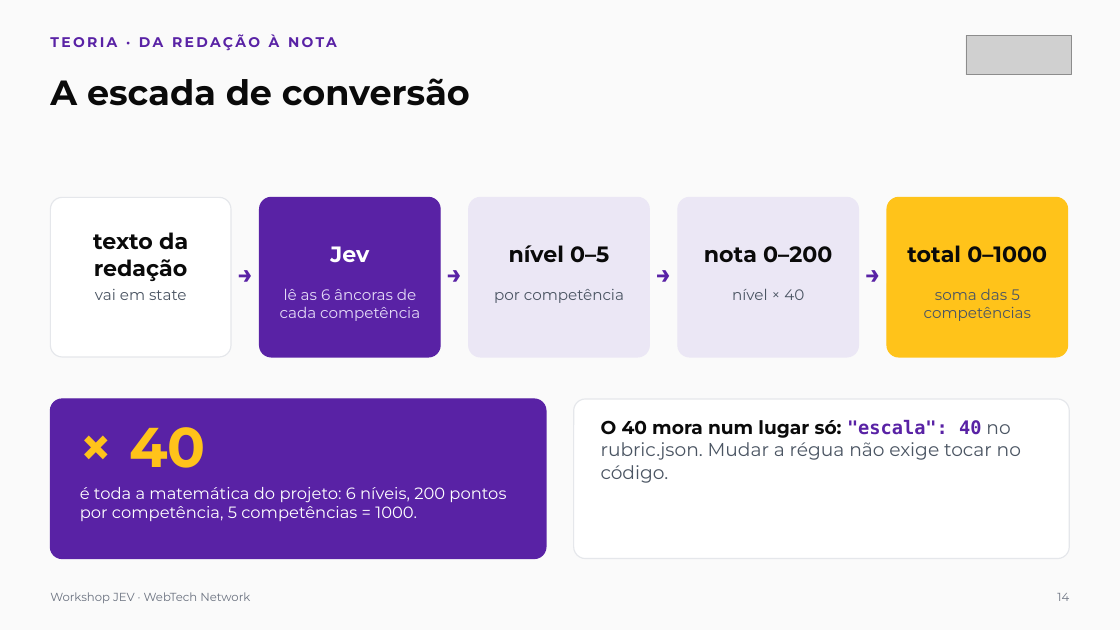
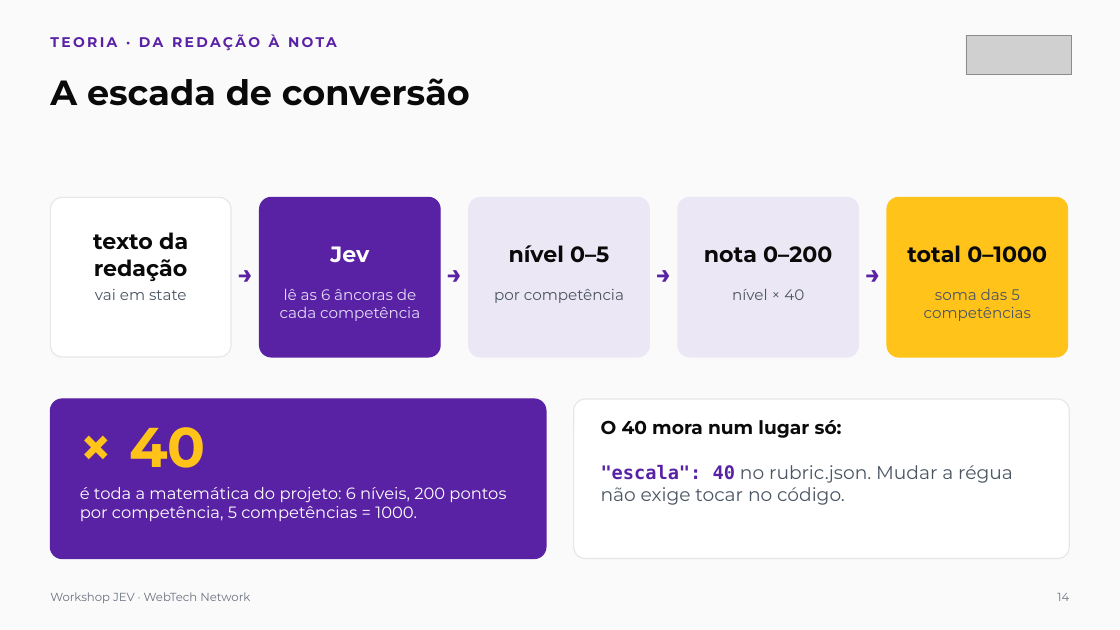
Before and after one commit to webtech-network/workshop-jev, a slide deck: slide 14 of docs/workshop-jev-apresentacao.pptx. Drawn at 1120x630 pixels with LibreOffice and Linux fonts; fonts in the diff are those of the drawing; grey boxes stand for pictures. Boxes give left, top, right and bottom in pixels: in the first picture for what was removed or moved away, otherwise in the second. Text is boxed around its words. In the diff, an @@ line names an element or a change of style, - is before the commit and + after.

```diff
--- a/docs/workshop-jev-apresentacao.pptx
+++ b/docs/workshop-jev-apresentacao.pptx
@@ text at (601,420,1013,505): text changed @@
-O 40 mora num lugar só: "escala": 40 no rubric.json. Mudar a régua não exige tocar no código.
+O 40 mora num lugar só:
+"escala": 40 no rubric.json. Mudar a régua não exige tocar no código.
```
Also in this commit, not shown: 22 other slides changed.
